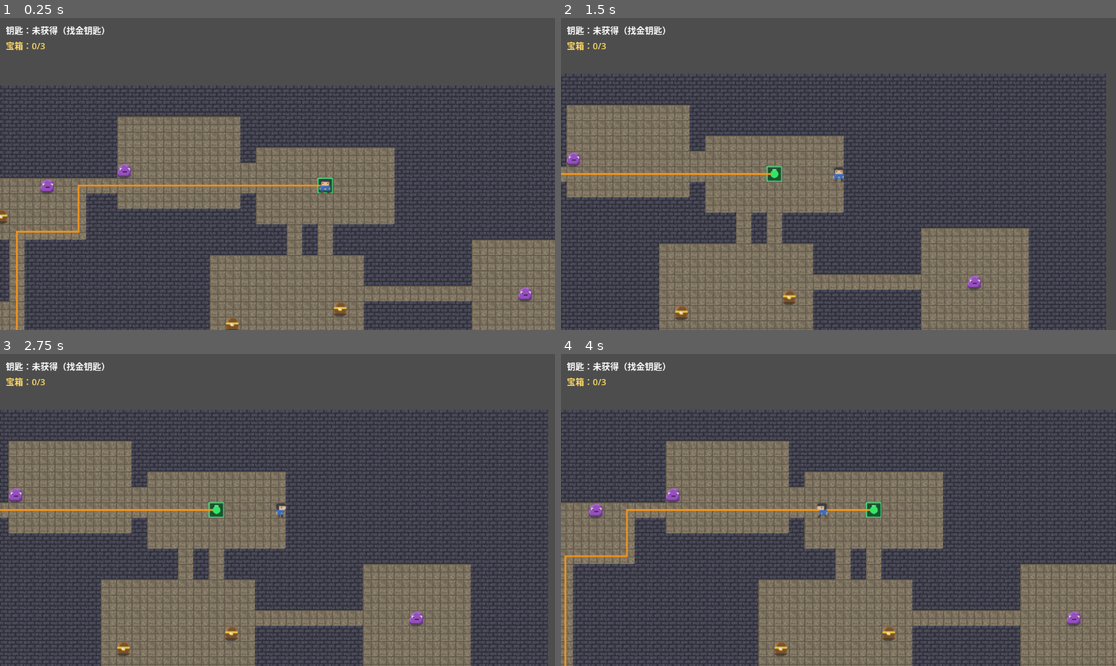
Above: before the commit, frames 1-4 (two rows, left to right).
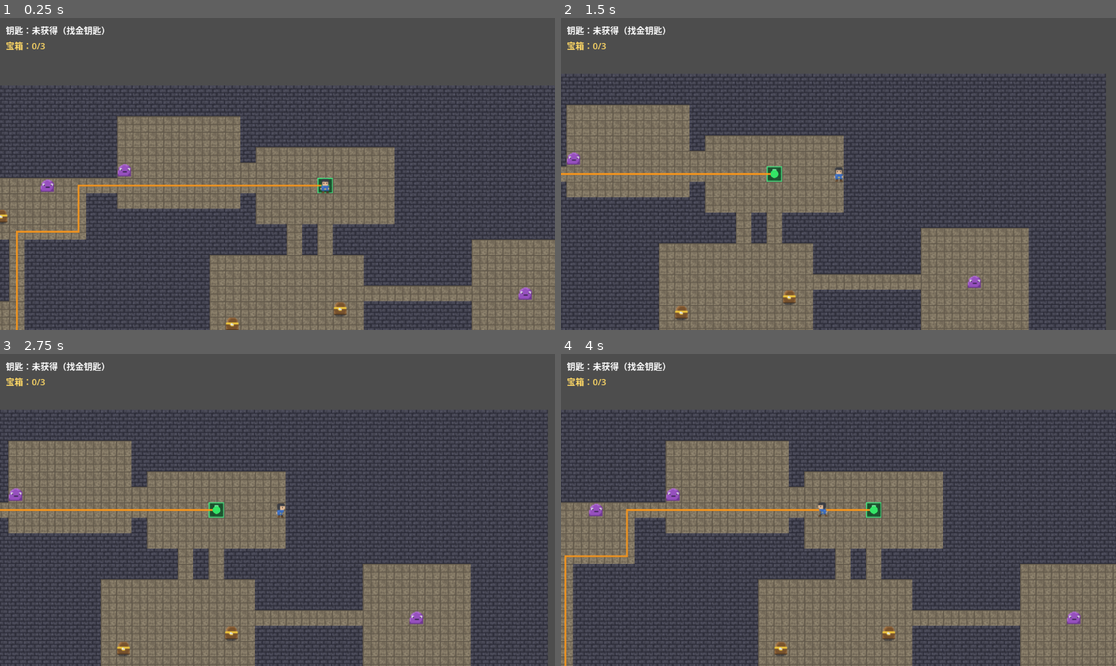
Above: after the commit, the same moments.

Repository: longray/godot_learn
Game: Godot game, scene res://lessons/lesson03_playable/lesson03.tscn
The game is run twice, just before and just after one commit, with the same random seed, the same clock (stepped at 60 frames per second) and the same inputs.
Inputs (mouse positions are in pixels of both pictures, inside the frame that each line leads up to):
- Up to frame 1 (0.25 s): no input
- Up to frame 2 (1.5 s): tap Enter at 0.5 s; move the mouse to (960, 158) at 0.52 s; hold D (move_right) 0.53-1.25 s; tap R at 0.6 s; click (960, 158) at 0.67 s; drag from (727, 189) to (683, 311) at 1.27 s
- Up to frame 3 (2.75 s): move the mouse to (333, 441) at 2.02 s; hold D (move_right) from 2.03 s (still down); tap R at 2.1 s
- Up to frame 4 (4 s): release D (move_right) at 2.75 s; drag from (810, 572) to (577, 494) at 2.77 s; move the mouse to (1005, 556) at 3.52 s; hold A (move_left) from 3.53 s (still down); tap R at 3.6 s

The runs differ from the first frame. In frame 1, less than 0.1% of the frame differs, in the area x 7-96%, y 50-91%; in frame 2, less than 0.1%; in frame 3, less than 0.1%; in frame 4, less than 0.1%, in the area x 5-94%, y 46-88%.

Commit message:
feat: 玩家瘦身 + 上下行动作加强（bob 起伏）+ 怪物影子移出素材
- 玩家瘦身：头 10→8px、躯干 12→9-10px（逐行重画三向躯干+腿部）
- 上下行动作加大：迈步帧靴子外移+抬起（2 行变化，原仅 1 行）
- bob 起伏：迈步帧 sprite 上移 1px 站立帧落下（经典 RPG 步态，
  上下方向效果立竿见影；影子为独立节点不跟随，落地感保持）
- 怪物影子从素材移除→呼吸动画缩放会连带影子忽大忽小（穿帮修复）；
  改用 enemy.tscn 已有 Shadow 独立节点
- 影子策略定论：静态物（宝箱/钥匙）画进素材；动态角色用独立节点

Diff:
--- a/2d_rpg_dungeon/lessons/lesson03_playable/player.gd
+++ b/2d_rpg_dungeon/lessons/lesson03_playable/player.gd
@@ -52,10 +52,14 @@
 	if input_vector == Vector2.ZERO:
 		_anim_t = 0.0
 		sprite.frame = row * 3 + 1  # idle = 中间列
+		sprite.position.y = 0.0
 	else:
 		_anim_t += delta
 		var col: int = FRAME_SEQ[floori(_anim_t * walk_fps) % FRAME_SEQ.size()]
 		sprite.frame = row * 3 + col
+		# bob 起伏：迈步帧身体上移 1px，站立帧落下（影子是独立节点不跟着动）
+		# 上下方向尤其有效——身体颠簸让"前进感"立竿见影
+		sprite.position.y = -1.0 if col != 1 else 0.0
 
 
 func _physics_process(delta: float) -> void:
Binary file changed: 2d_rpg_dungeon/assets/sprites/monster.png
Binary file changed: 2d_rpg_dungeon/assets/sprites/player_sheet.png
Not shown, changed: 2d_rpg_dungeon/assets/sprites/generate_sprites.ps1
